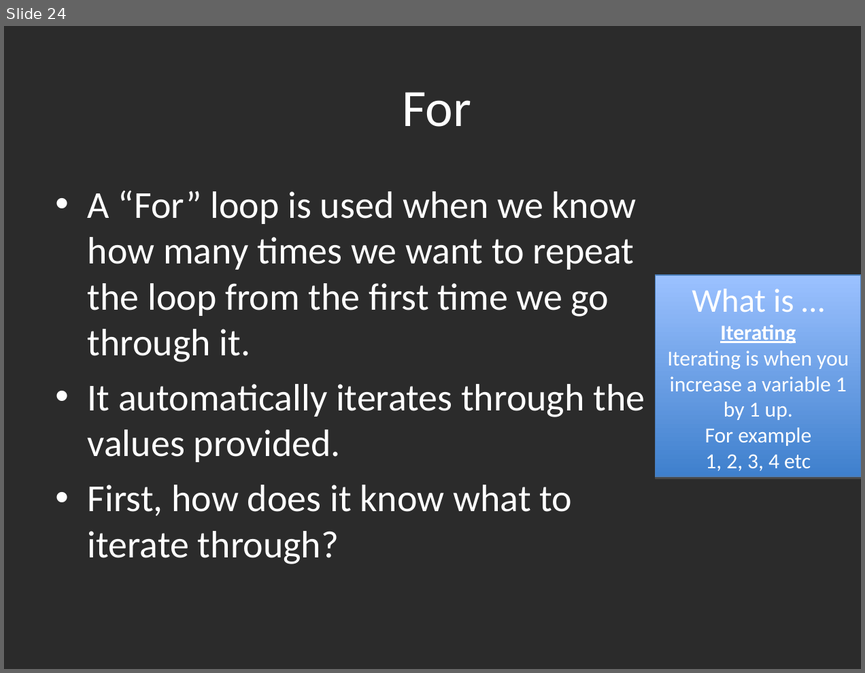
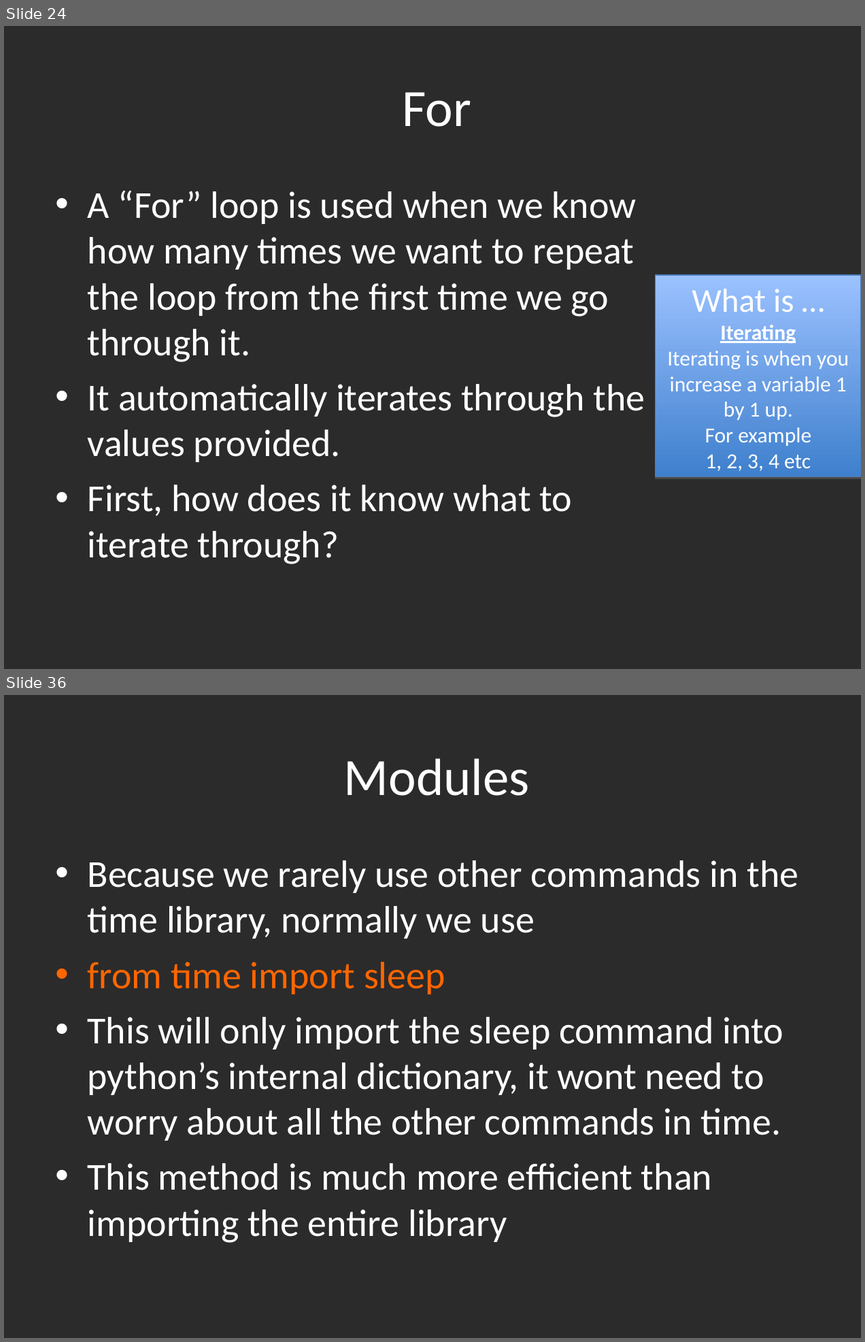
Before and after one commit to gbaman/RaspberryPi-Teaching-Materials, a slide deck: Powerpoints/Python1.ppt. Shown one above the other, each under a label of ours: slide 24 before the commit, slides 24 and 36 after it; the slides between them are not shown. The pictures are 865x673 and 865x1342 pixels, drawn with LibreOffice and Linux fonts; fonts in the diff are those of the drawing; background and template pictures are left out; a plain dark background stands for a picture behind light text. Boxes give left, top, right and bottom in pixels: in the first picture for what was removed or moved away, otherwise in the second. Text is boxed around its words. In the diff, an @@ line names an element or a change of style, - is before the commit and + after.

```diff
--- a/Powerpoints/Python1.ppt
+++ b/Powerpoints/Python1.ppt
@@ slide 36 added at (4, 695, 861, 1338), background picture (left out) @@
@@ title added at (344, 758, 530, 796), 44 pt, text #FFFFFF @@
+Modules
@@ text added at (88, 860, 798, 1242), 32 pt, text #FFFFFF @@
+• Because we rarely use other commands in the time library, normally we use
+• from time import sleep
+• This will only import the sleep command into python’s internal dictionary, it wont need to worry about all the other commands in time.
+• This method is much more efficient than importing the entire library
```
Also in this commit, not shown: 11 slides changed, 9 other slides added.
